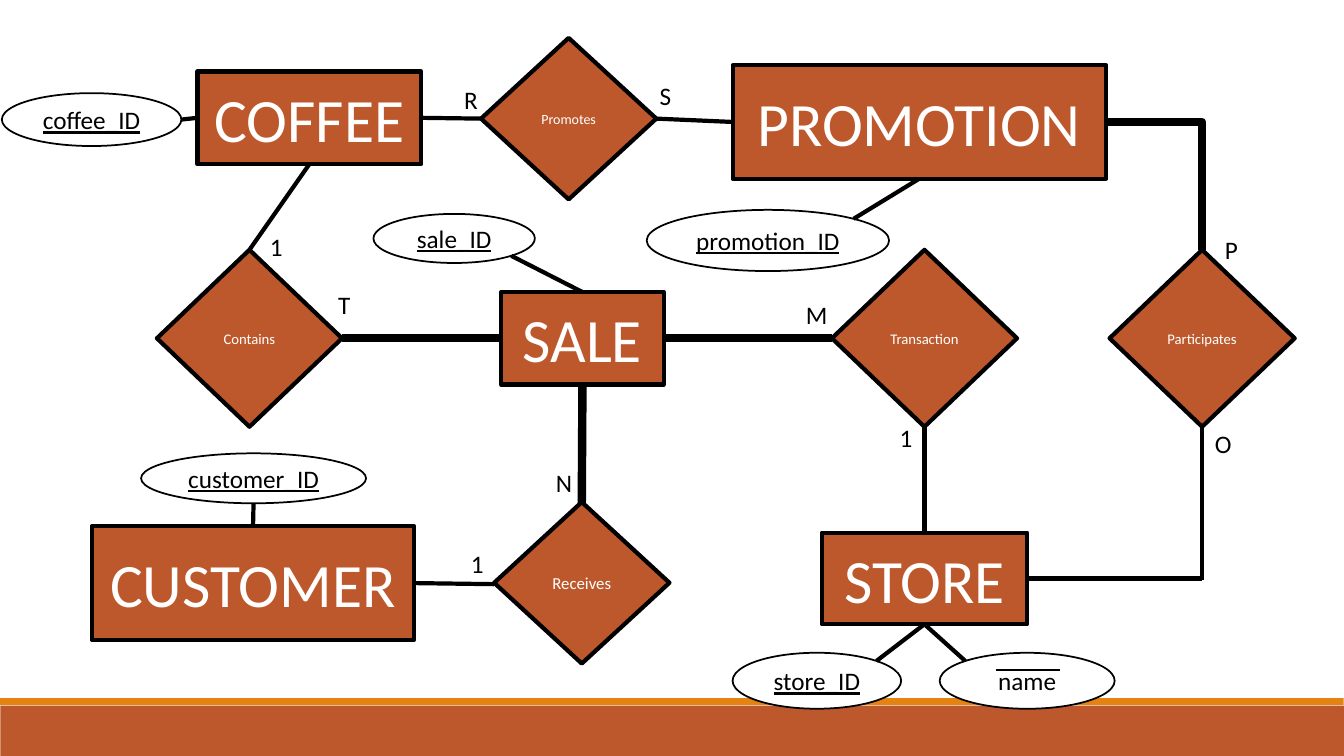
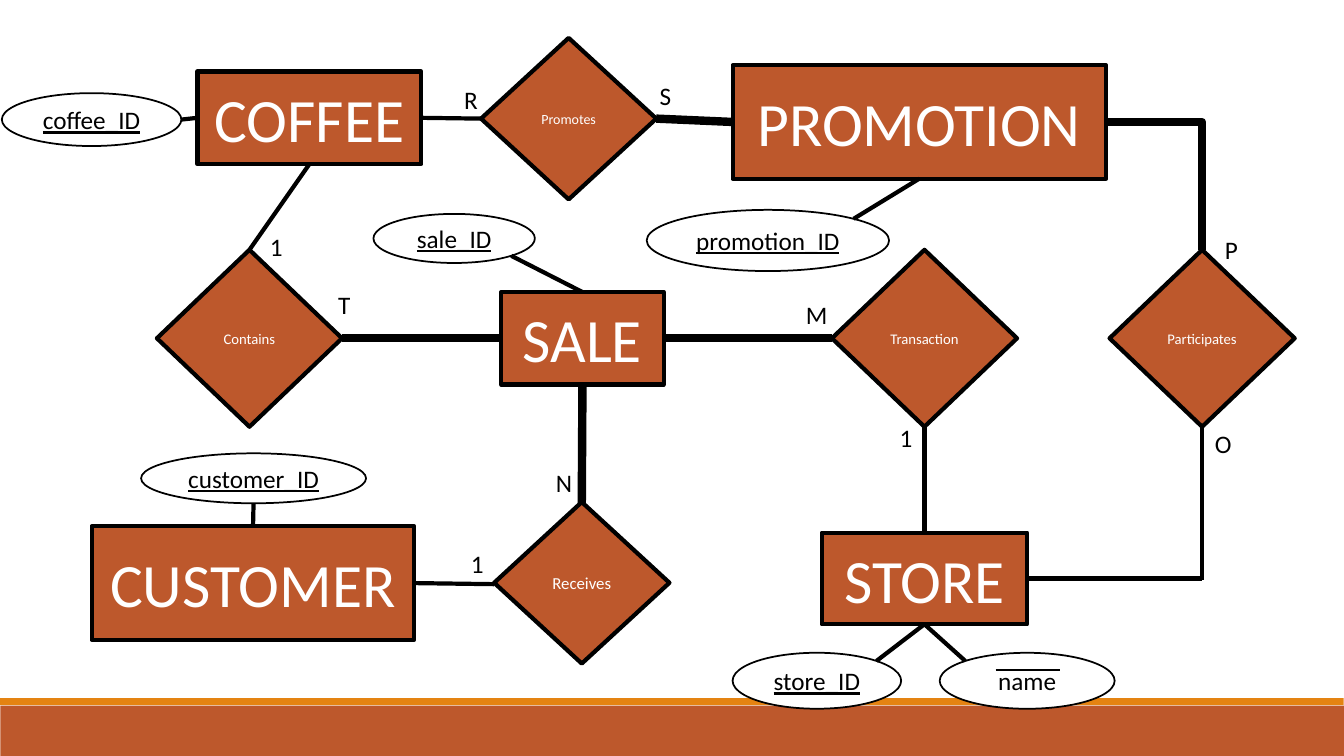
Before and after one commit to cnecciai/BoutiqueCoffee, a slide deck: slide 2 of Project/ER Model.pptx. Drawn at 1344x756 pixels with LibreOffice and Linux fonts; fonts in the diff are those of the drawing. Boxes give left, top, right and bottom in pixels: in the first picture for what was removed or moved away, otherwise in the second. Text is boxed around its words. In the diff, an @@ line names an element or a change of style, - is before the commit and + after.

```diff
--- a/Project/ER Model.pptx
+++ b/Project/ER Model.pptx
@@ line (656, 119) - (733, 122): stroke #000000 3 pt to #000000 6 pt @@
```
Also in this commit, not shown: 4 other slides changed.
